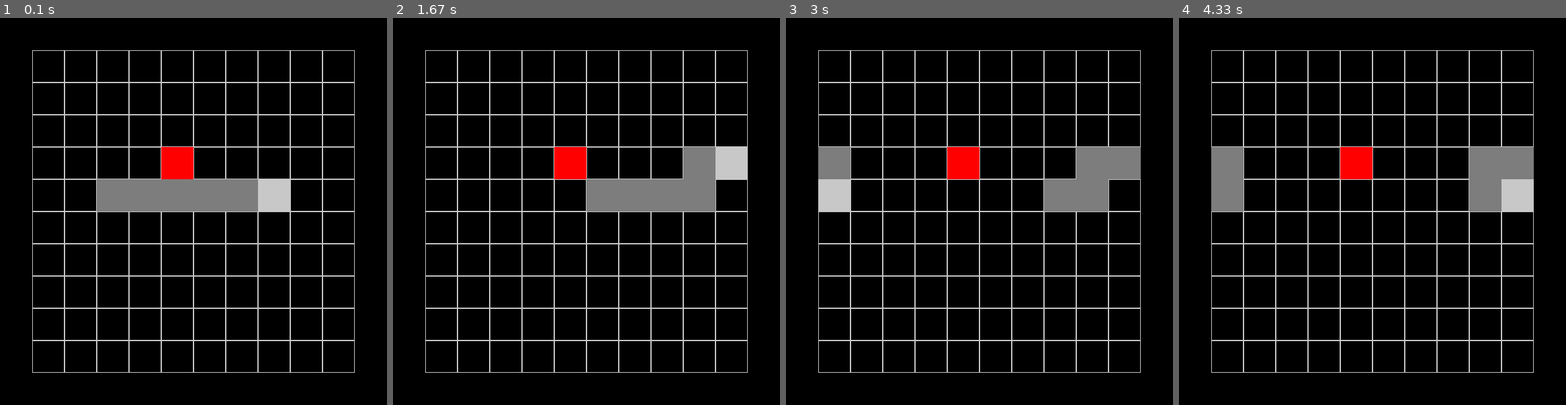
Above: before the commit, frames 1-4 (left to right).
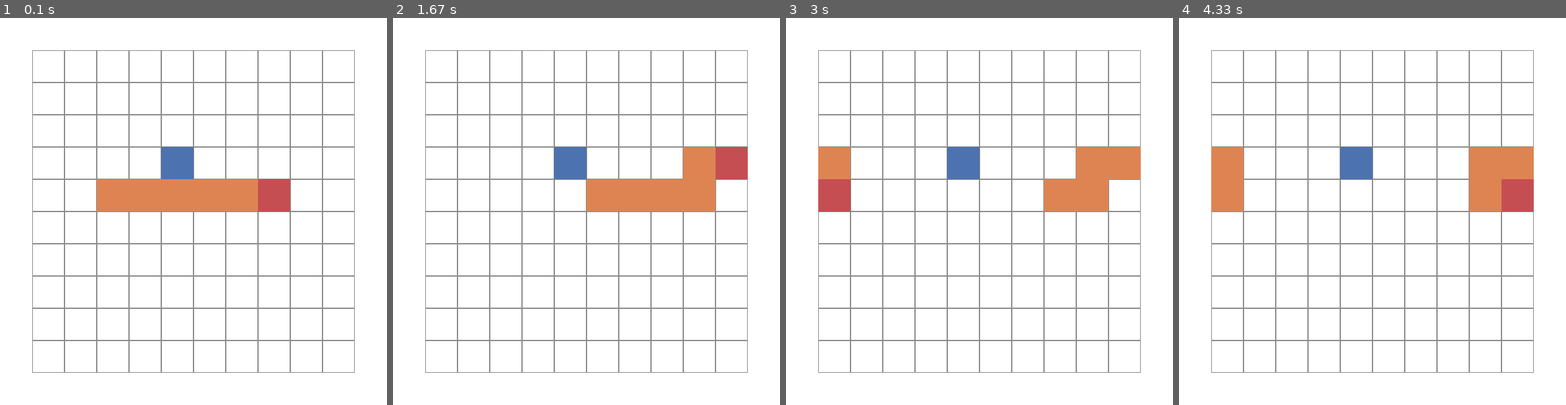
Above: after the commit, the same moments.

Repository: Arthur-B/RL-snake
Game: pygame game, started from snakeGame-playable.py
Same seed, same stepped clock (60 frames per second), same inputs: the game is played once before the commit and once after it.
Inputs:
- Up to frame 1 (0.1 s): no input
- Up to frame 2 (1.67 s): hold D 0.33-0.8 s; hold W 0.83-1.13 s; hold D from 1.17 s (still down)
- Up to frame 3 (3 s): release D at 1.72 s; hold A 1.75-2.42 s; hold S from 2.45 s (still down)
- Up to frame 4 (4.33 s): release S at 3.27 s; hold A 3.3-4.22 s

The runs differ from the first frame. In frame 1, 100% of the frame differs, in the area x 0-100%, y 0-100%; in frame 2, 100%; in frame 3, 100%; in frame 4, 100%.

Commit message:
Adjusted the colors

Diff:
--- a/snakeGame-playable.py
+++ b/snakeGame-playable.py
@@ -2,7 +2,7 @@
 from gameEnvironment import env # Import the game environment
 import numpy as np
 
-def drawGrid(mapState, offsetx, offsety, width, height, nbBlockx, nbBlocky, color, screen):
+def drawGrid(mapState, offsetx, offsety, width, height, nbBlockx, nbBlocky, screen):
 
     blockSizex = width /nbBlockx #Set the size of the grid block
     blockSizey = height / nbBlocky
@@ -12,25 +12,25 @@
         for y in range(nbBlocky):
             rect = pygame.Rect(offsetx + x*blockSizex, offsety + y*blockSizey,
                                blockSizex, blockSizey)
-            pygame.draw.rect(screen, color, rect, 1) # Width of 1, empty rectangle
+            pygame.draw.rect(screen, (140,140,140), rect, 1) # Width of 1, empty rectangle
 
     # Draw snake body
     for (x,y) in np.argwhere(gameEnv.mapState == 1):
         rect = pygame.Rect(offsetx + x*blockSizex, offsety + y*blockSizey,
                            blockSizex, blockSizey)
-        pygame.draw.rect(screen, (125,125,125), rect)
+        pygame.draw.rect(screen, (222,132,82), rect)
 
     # Draw snake head
     for (x,y) in np.argwhere(gameEnv.mapState == 2):
         rect = pygame.Rect(offsetx + x*blockSizex, offsety + y*blockSizey,
                            blockSizex, blockSizey)
-        pygame.draw.rect(screen, (200,200,200), rect)
+        pygame.draw.rect(screen, (197,78,82), rect)
 
     # Draw fruit
     for (x,y) in np.argwhere(gameEnv.mapState == 3):
         rect = pygame.Rect(offsetx + x*blockSizex, offsety + y*blockSizey,
                            blockSizex, blockSizey)
-        pygame.draw.rect(screen, (255,0,0), rect)
+        pygame.draw.rect(screen, (76,114,176), rect)
 
 #==============================================================================
 # Game
@@ -46,13 +46,10 @@
 size = width, height = 600, 600
 screen = pygame.display.set_mode(size)
 
-colorBackground = 0, 0, 0
-colorGrid       = 125, 125, 125
-
 grid = pygame.Rect(50,50,500,500)
 
-screen.fill(colorBackground)
-drawGrid(gameEnv.mapState, 50, 50, 500, 500, 10, 10, (200, 200, 200), screen)
+screen.fill((255,255,255))
+drawGrid(gameEnv.mapState, 50, 50, 500, 500, 10, 10, screen)
 pygame.display.flip()
 
 #------------------------------------------------------------------------------
@@ -88,8 +85,8 @@
 
     # Update graphic
 
-    screen.fill(colorBackground)
-    drawGrid(gameEnv.mapState, 50, 50, 500, 500, 10, 10, (200, 200, 200), screen)
+    screen.fill((255,255,255))
+    drawGrid(gameEnv.mapState, 50, 50, 500, 500, 10, 10, screen)
     pygame.display.flip()
 
 #------------------------------------------------------------------------------
